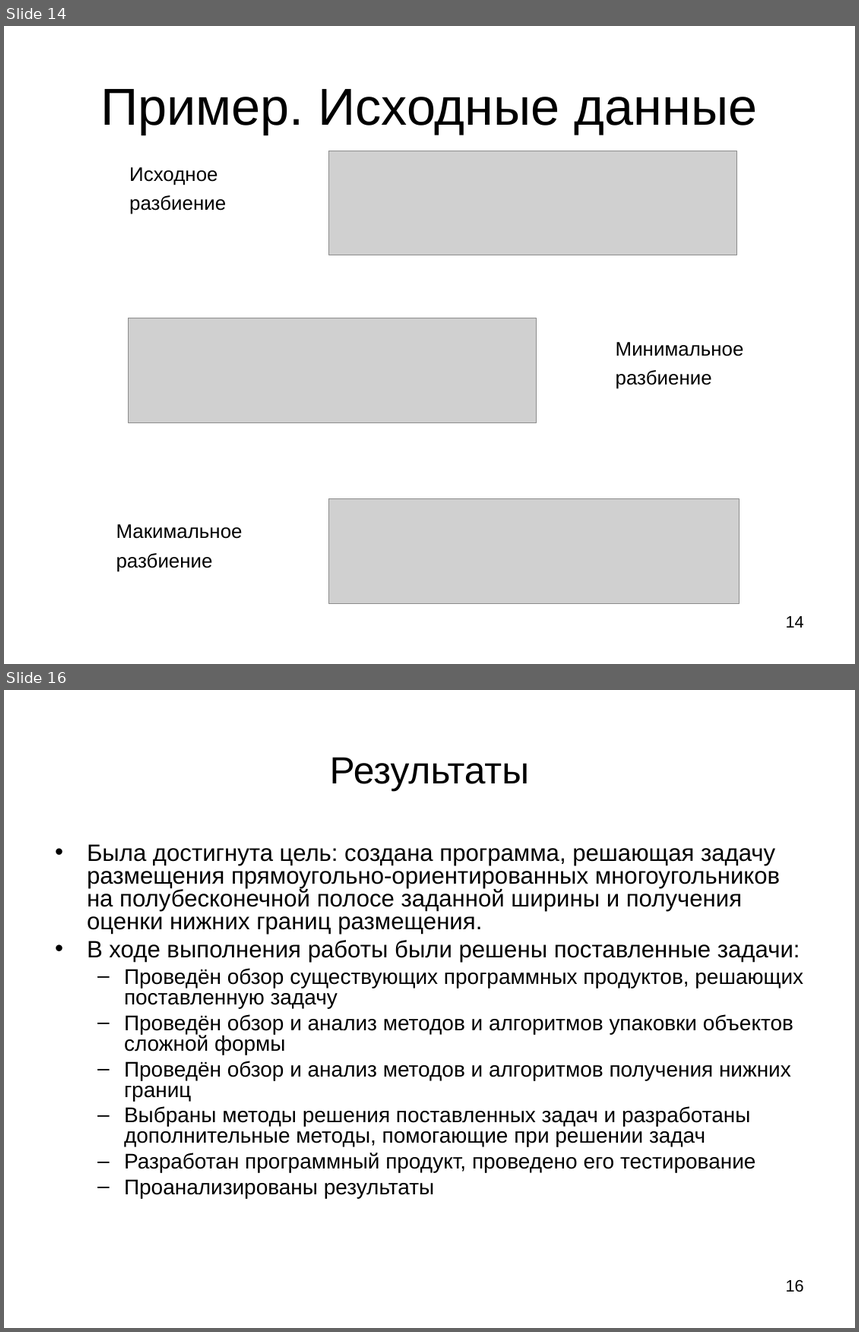
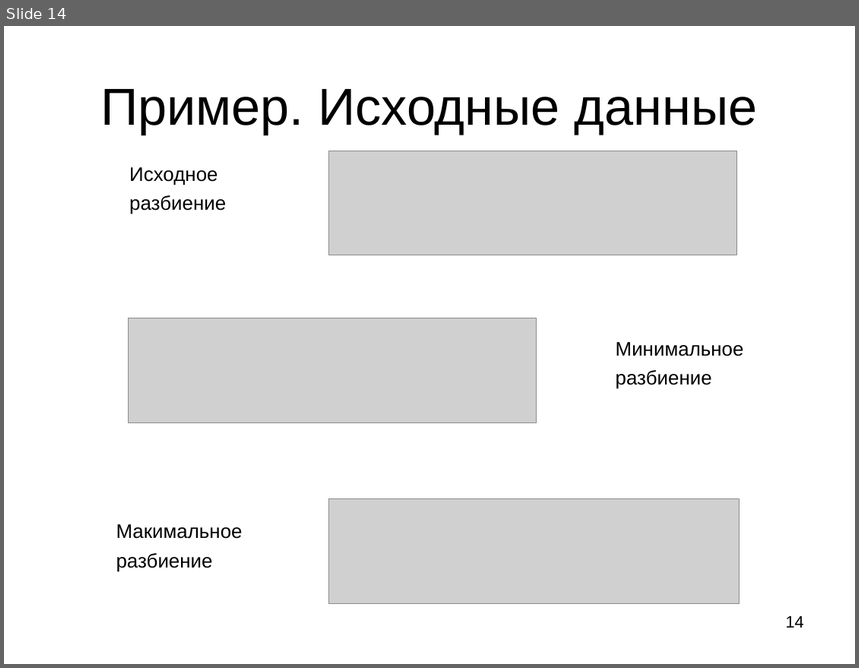
Before and after one commit to zingibertram/thesis-dissertation, a slide deck: Отчёт/Презентация.ppt. Shown one above the other, each under a label of ours: slides 14 and 16 before the commit, slide 14 after it; the slides between them are not shown. The pictures are 859x1332 and 859x668 pixels, drawn with LibreOffice and Linux fonts; fonts in the diff are those of the drawing; grey boxes stand for pictures. Boxes give left, top, right and bottom in pixels: in the first picture for what was removed or moved away, otherwise in the second. Text is boxed around its words. In the diff, an @@ line names an element or a change of style, - is before the commit and + after.

```diff
--- a/Отчёт/Презентация.ppt
+++ b/Отчёт/Презентация.ppt
@@ slide 16 removed at box(4, 690, 855, 1328), background #FFFFFF @@
@@ title removed at box(330, 757, 529, 791) @@
-Результаты
@@ text removed at box(87, 844, 804, 1198) @@
-• Была достигнута цель: создана программа, решающая задачу размещения прямоугольно-ориентированных многоугольников на полубесконечной полосе заданной ширины и получения оценки нижних границ размещения.
-• В ходе выполнения работы были решены поставленные задачи:
-  – Проведён обзор существующих программных продуктов, решающих поставленную задачу
-  – Проведён обзор и анализ методов и алгоритмов упаковки объектов сложной формы
-  – Проведён обзор и анализ методов и алгоритмов получения нижних границ
-  – Выбраны методы решения поставленных задач и разработаны дополнительные методы, помогающие при решении задач
-  – Разработан программный продукт, проведено его тестирование
-  – Проанализированы результаты
@@ page number removed at box(786, 1281, 804, 1293) @@
-16
```
Also in this commit, not shown: 3 slides changed, 2 slides added, 1 other slide removed, 3 other files.
